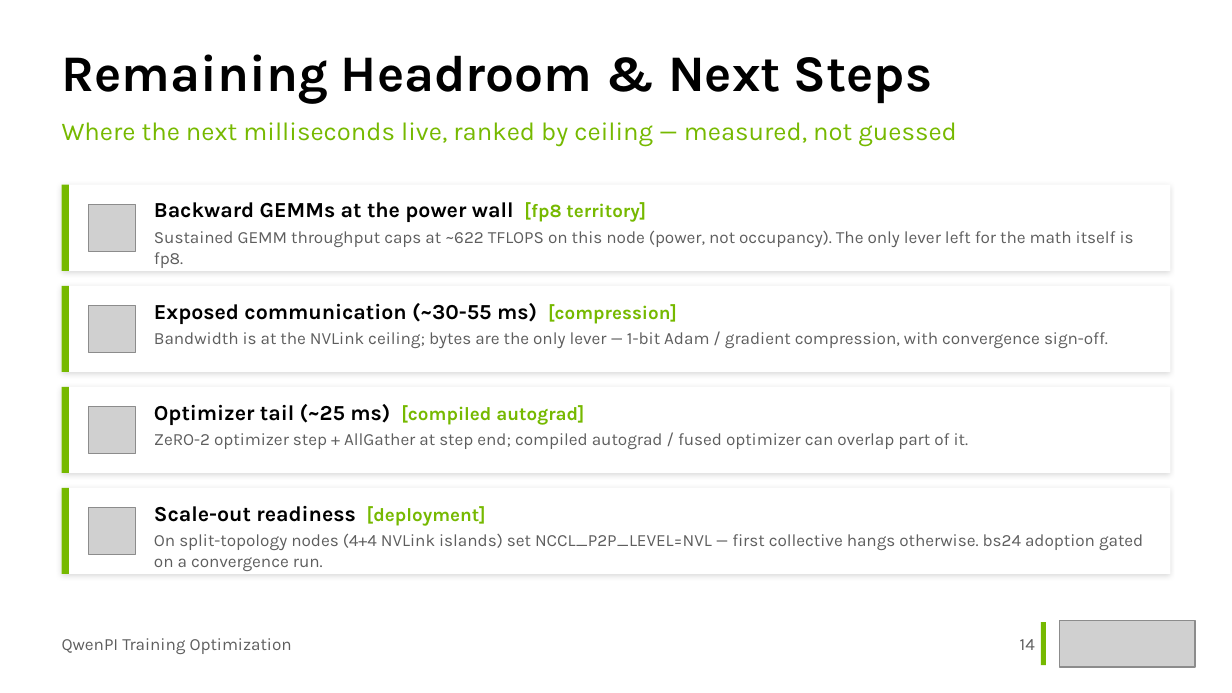
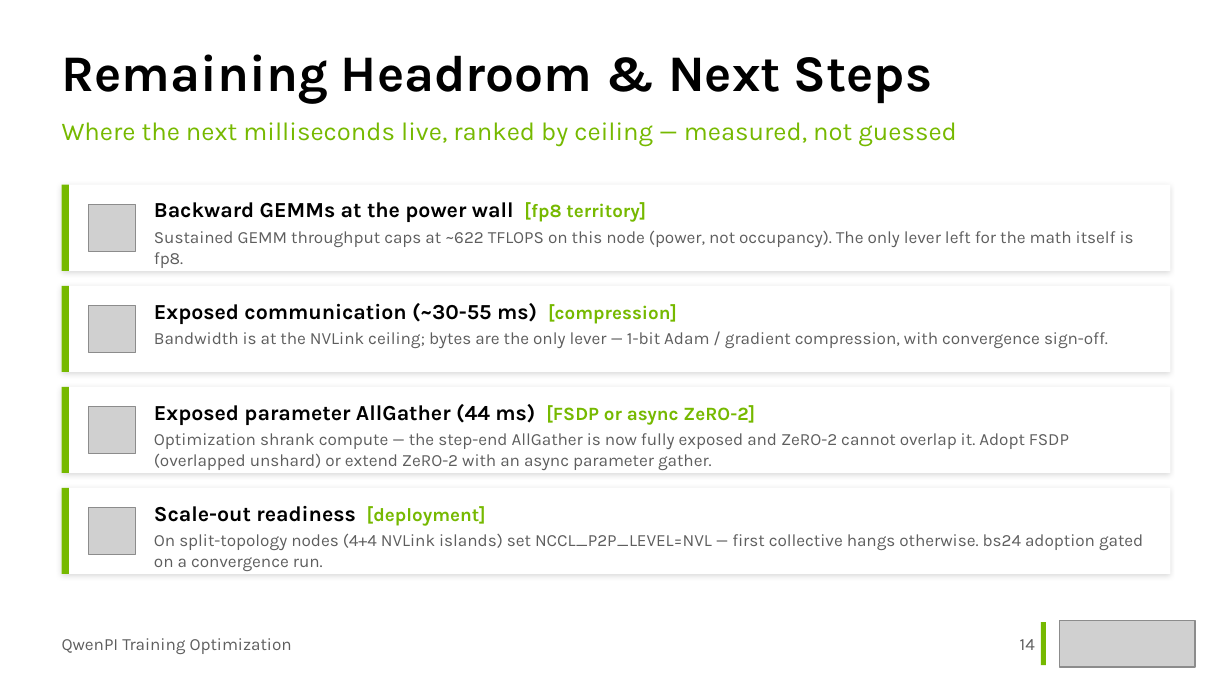
Before and after one commit to Holworth/starVLA, a slide deck: slide 14 of docs/slides/qwenpi-optimization.pptx. Drawn at 1232x693 pixels with LibreOffice and Linux fonts; fonts in the diff are those of the drawing; grey boxes stand for pictures. Boxes give left, top, right and bottom in pixels: in the first picture for what was removed or moved away, otherwise in the second. Text is boxed around its words. In the diff, an @@ line names an element or a change of style, - is before the commit and + after.

```diff
--- a/docs/slides/qwenpi-optimization.pptx
+++ b/docs/slides/qwenpi-optimization.pptx
@@ text at (x1=154, y1=404, x2=755, y2=425): text changed @@
-Optimizer tail (~25 ms) [compiled autograd]
+Exposed parameter AllGather (44 ms) [FSDP or async ZeRO-2]
@@ text at (x1=154, y1=433, x2=1069, y2=470): text changed @@
-ZeRO-2 optimizer step + AllGather at step end; compiled autograd / fused optimizer can overlap part of it.
+Optimization shrank compute — the step-end AllGather is now fully exposed and ZeRO-2 cannot overlap it. Adopt FSDP (overlapped unshard) or extend ZeRO-2 with an async parameter gather.
```
Also in this commit, not shown: 1 slide added, 1 slide removed, 1 other file.
